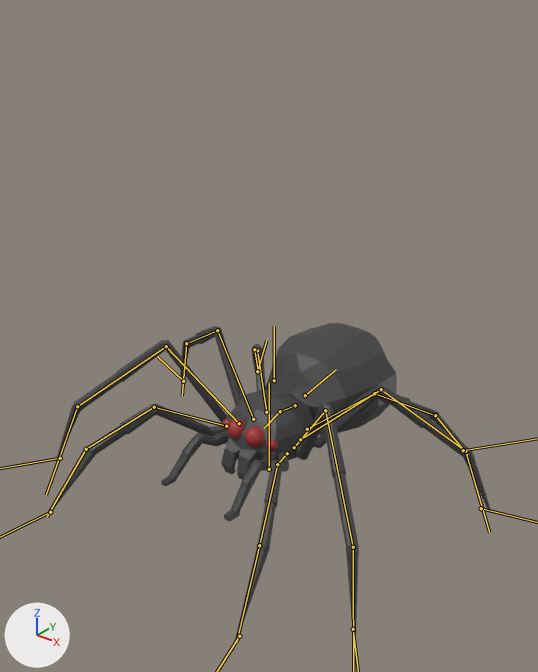
Before and after pictures for a commit that changed the glTF model packages/app/public/models/characters/Spider.glb.
Before and after are seen from a camera (50 mm lens) standing at (5.67, -7.09, 6.59) and looking at (0.23, -0.3, 2.38). Lighting does not change. The marker at lower left points along +X, +Y and +Z. The bones that bend it are drawn over the model as lines.
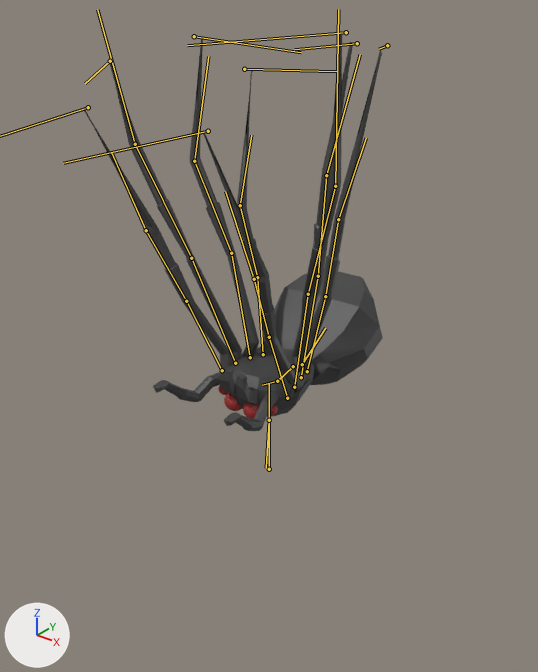
The newer file adds an action. The first version stands in its rest pose; the second is drawn at frame 13 of the action 'Spider_Death'.

Location of each change, (x1, y1, x2, y2) in pixels of the pictures (538 x 672 px):
'Cube', posed (33% narrower, 25% taller): before (46, 323, 491, 642); after (83, 33, 383, 431)
bone 'Body', root to tip: before (274, 380) to (274, 326); after (269, 420) to (266, 468)
bone 'FrontLeg.L', root to tip: before (287, 453) to (277, 464); after (222, 370) to (186, 301)
bone 'FrontLeg2.L', root to tip: before (277, 464) to (259, 545); after (186, 301) to (146, 230)
bone 'MidFrontLeg.L', root to tip: before (294, 447) to (325, 410); after (235, 363) to (191, 258)
bone 'MidFrontLeg2.L', root to tip: before (325, 410) to (353, 547); after (191, 258) to (135, 144)
bone 'BackLeg.L', root to tip: before (307, 429) to (374, 393); after (263, 354) to (257, 277)
bone 'BackLeg2.L', root to tip: before (374, 393) to (435, 415); after (257, 277) to (240, 205)
bone 'MidBackLeg.L', root to tip: before (300, 439) to (381, 389); after (250, 357) to (231, 253)
bone 'MidBackLeg2.L', root to tip: before (381, 389) to (465, 451); after (231, 253) to (194, 161)
bone 'FrontLeg.R', root to tip: before (226, 426) to (154, 407); after (287, 398) to (269, 337)
bone 'FrontLeg2.R', root to tip: before (154, 407) to (86, 449); after (269, 337) to (254, 279)
bone 'MidFrontLeg.R', root to tip: before (239, 423) to (166, 346); after (294, 387) to (308, 294)
bone 'MidFrontLeg2.R', root to tip: before (166, 346) to (77, 406); after (308, 294) to (335, 186)
bone 'BackLeg.R', root to tip: before (266, 412) to (257, 350); after (307, 371) to (325, 296)
bone 'BackLeg2.R', root to tip: before (257, 350) to (254, 349); after (325, 296) to (338, 219)
bone 'MidBackLeg.R', root to tip: before (253, 419) to (217, 330); after (301, 377) to (318, 276)
bone 'MidBackLeg2.R', root to tip: before (217, 330) to (186, 343); after (318, 276) to (326, 175)
bone 'MidBackLeg3.R', root to tip: before (186, 343) to (182, 396); after (326, 175) to (360, 54)
bone 'Abdomen', root to tip: before (305, 395) to (336, 369); after (302, 364) to (325, 328)
bone 'BackFoot.R', root to tip: before (257, 371) to (266, 340); after (387, 45) to (379, 49)
bone 'MidBackFoot.R', root to tip: before (183, 381) to (157, 356); after (357, 43) to (294, 49)

The edits, one by one:
Bone 'Body' (bone_body) moves from (0.0, 0.0, 0.0) to (0.0, -0.6, 0.11).
Bone 'Body' (bone_body) turns from (0, 0, 0) to (2, -2, 177) degrees about its own x, y and z.
Bone 'FrontLeg.L' (bone_frontleg_l) turns from (0, 0, 0) to (93, 21, -1) degrees about its own x, y and z.
Bone 'FrontLeg2.L' (bone_frontleg2_l) turns from (0, 0, 0) to (-52, -2, -3) degrees about its own x, y and z.
Bone 'MidFrontLeg.L' (bone_midfrontleg_l) turns from (0, 0, 0) to (111, 38, -6) degrees about its own x, y and z.
Bone 'MidFrontLeg2.L' (bone_midfrontleg2_l) turns from (0, 0, 0) to (-86, -13, -13) degrees about its own x, y and z.
Bone 'MidFrontLeg3.L' (bone_midfrontleg3_l) turns from (0, 0, 0) to (-26, 0, 0) degrees about its own x, y and z.
Bone 'BackLeg.L' (bone_backleg_l) turns from (0, 0, 0) to (23, 71, -71) degrees about its own x, y and z.
Bone 'BackLeg2.L' (bone_backleg2_l) turns from (0, 0, 0) to (-36, -16, -48) degrees about its own x, y and z.
Bone 'MidBackLeg.L' (bone_midbackleg_l) turns from (0, 0, 0) to (27, 42, -93) degrees about its own x, y and z.
Bone 'MidBackLeg2.L' (bone_midbackleg2_l) turns from (0, 0, 0) to (-58, -29, -50) degrees about its own x, y and z.
Bone 'FrontLeg.R' (bone_frontleg_r) turns from (0, 0, 0) to (97, 0, -23) degrees about its own x, y and z.
Bone 'FrontLeg2.R' (bone_frontleg2_r) turns from (0, 0, 0) to (-38, 12, 35) degrees about its own x, y and z.
Bone 'MidFrontLeg.R' (bone_midfrontleg_r) turns from (0, 0, 0) to (39, -59, 92) degrees about its own x, y and z.
Bone 'MidFrontLeg2.R' (bone_midfrontleg2_r) turns from (0, 0, 0) to (-15, 15, 90) degrees about its own x, y and z.
Bone 'BackLeg.R' (bone_backleg_r) turns from (0, 0, 0) to (-133, -23, 39) degrees about its own x, y and z.
Bone 'BackLeg2.R' (bone_backleg2_r) turns from (0, 0, 0) to (23, 11, -50) degrees about its own x, y and z.
Bone 'MidBackLeg.R' (bone_midbackleg_r) turns from (0, 0, 0) to (-89, 40, 76) degrees about its own x, y and z.
Bone 'MidBackLeg2.R' (bone_midbackleg2_r) turns from (0, 0, 0) to (77, 16, -19) degrees about its own x, y and z.
Bone 'MidBackLeg3.R' (bone_midbackleg3_r) turns from (0, 0, 0) to (26, 0, 0) degrees about its own x, y and z.
Bone 'Abdomen' (bone_abdomen) turns from (0, 0, 0) to (-35, -3, -1) degrees about its own x, y and z.
Bone 'Abdomen' (bone_abdomen) is rescaled from (1.0, 1.0, 1.0) to (0.88, 0.88, 0.88).
Bone 'FrontFoot.L' (bone_frontfoot_l) moves from (0.0, 0.0, 0.0) to (2.74, -2.03, 5.12).
Bone 'MidFrontFoot.L' (bone_midfrontfoot_l) moves from (0.0, 0.0, 0.0) to (2.7, -4.15, 5.47).
Bone 'BackFoot.L' (bone_backfoot_l) moves from (0.0, 0.0, 0.0) to (-5.08, -2.84, 3.0).
Bone 'MidBackFoot.L' (bone_midbackfoot_l) moves from (0.0, 0.0, 0.0) to (-2.32, -5.04, 4.96).
Bone 'FrontFoot2.R' (bone_frontfoot2_r) moves from (0.0, 0.0, 0.0) to (-2.2, -1.55, 5.19).
Bone 'MidFrontFoot.R' (bone_midfrontfoot_r) moves from (0.0, 0.0, 0.0) to (-2.43, -3.68, 6.01).
Bone 'BackFoot.R' (bone_backfoot_r) moves from (0.0, 0.0, 0.0) to (-1.71, -2.67, 5.72).
Bone 'BackFoot.R' (bone_backfoot_r) turns from (0, 0, 0) to (-4, -5, 1) degrees about its own x, y and z.
Bone 'MidBackFoot.R' (bone_midbackfoot_r) moves from (0.0, 0.0, 0.0) to (-2.6, -4.38, 4.83).
